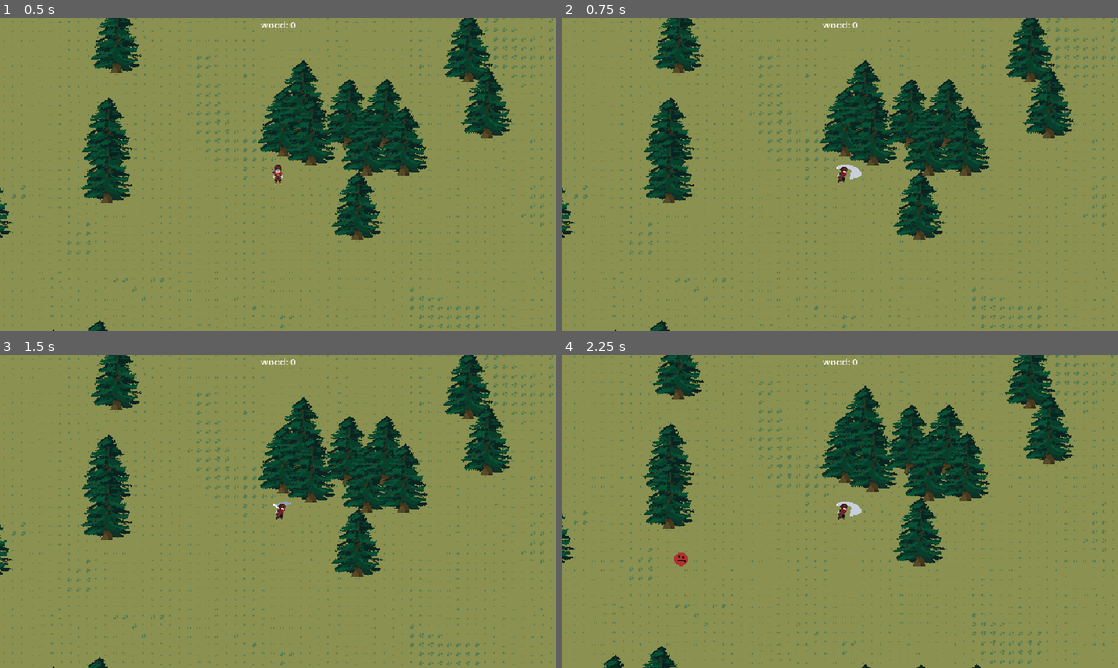
Above: before the commit, frames 1-4 (two rows, left to right).
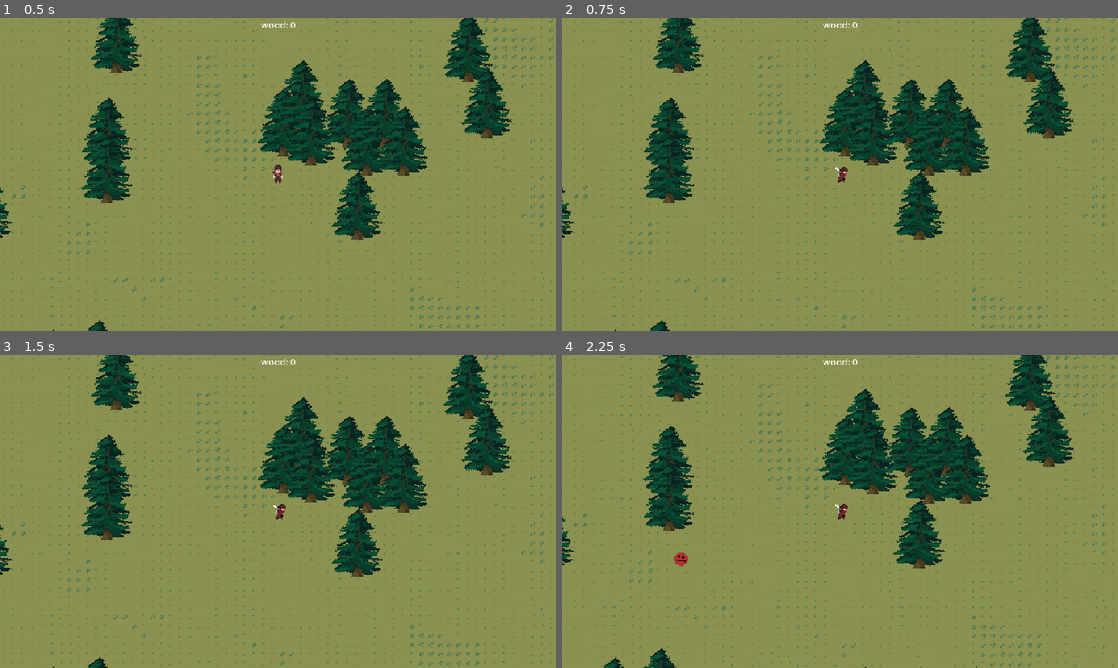
Above: after the commit, the same moments.

Repository: makattack24/MyGodotGame
Game: Godot game, scene res://Scenes/Main.tscn
The game is run twice, just before and just after one commit, with the same random seed, the same clock (stepped at 60 frames per second) and the same inputs.
Inputs (mouse positions are in pixels of both pictures, inside the frame that each line leads up to):
- Up to frame 1 (0.5 s): no input
- Up to frame 2 (0.75 s): tap Enter at 0.5 s; move the mouse to (962, 158) at 0.52 s; press the mouse at (962, 158) at 0.53 s; hold D (move_right) from 0.53 s (still down)
- Up to frame 3 (1.5 s): right-click (400, 495) at 0.8 s; move the mouse to (166, 527) at 1.27 s; release D (move_right) at 1.28 s; release the mouse at (166, 527) at 1.28 s; hold S (move_down) from 1.28 s (still down); right-click (166, 527) at 1.35 s
- Up to frame 4 (2.25 s): click (728, 527) at 1.55 s; move the mouse to (895, 442) at 2.02 s; release S (move_down) at 2.03 s; press the mouse at (895, 442) at 2.03 s; hold D (move_right) from 2.03 s (still down)

Frame 1 is identical in both runs. In frame 2, 0.1% of the frame differs, in the area x 49-54%, y 46-53%; in frame 3, less than 0.1%; in frame 4, 13%, in the area x 0-100%, y 0-100%.

Commit message:
knockback

Diff:
--- a/Scenes/enemy.gd
+++ b/Scenes/enemy.gd
@@ -4,31 +4,61 @@
 @export var health: int = 3                    # Health of the slime
 @export var knockback_strength: float = 300.0  # Knockback strength when hit
 @export var speed: float = 50.0                # Movement speed of the slime
+@export var player_hit_knockback: float = 150.0  # Knockback when hitting player
+@export var attack_cooldown_time: float = 1.0  # Time between attacks
 
 # Reference to the player (set this in the Inspector or dynamically during gameplay)
 @export var player: CharacterBody2D                     # Target player node to follow
+
+# Attack cooldown tracking
+var attack_cooldown: float = 0.0
+var knockback_timer: float = 0.0  # Timer for knockback from being hit
 
 # Visual/audio feedback (optional)
 @onready var death_effect: CPUParticles2D = $DeathEffect
 @onready var hit_sound: AudioStreamPlayer2D = $HitSound
 
 func _physics_process(_delta: float) -> void:
-	# Move toward the player
+	# Update attack cooldown
+	if attack_cooldown > 0:
+		attack_cooldown -= _delta
+
+	# Update knockback timer
+	if knockback_timer > 0:
+		knockback_timer -= _delta
+
+	# Only move toward player if not in cooldown/knockback
 	if player == null:
 		velocity = Vector2.ZERO  # Stop moving if player is missing
+	elif knockback_timer > 0:
+		# During knockback from sword hit, slow down naturally (friction)
+		velocity = velocity.lerp(Vector2.ZERO, _delta * 5.0)
+	elif attack_cooldown <= 0:
+		# Normal chase behavior when cooldown is done
+		velocity = (player.global_position - global_position).normalized() * speed
 	else:
-		velocity = (player.global_position - global_position).normalized() * speed
+		# During attack cooldown, slow down the knockback naturally (friction)
+		velocity = velocity.lerp(Vector2.ZERO, _delta * 3.0)
 
 	# Move the slime based on the velocity
 	move_and_slide()
 
-	# Check if we collided with the player
-	for i in range(get_slide_collision_count()):
-		var collision = get_slide_collision(i)
-		var collider = collision.get_collider()
-		if collider and collider.is_in_group("Player"):
-			if collider.has_method("take_damage"):
-				collider.call("take_damage", 1)  # Deal 1 damage to player
+	# Check if we collided with the player (only if cooldown is done)
+	if attack_cooldown <= 0:
+		for i in range(get_slide_collision_count()):
+			var collision = get_slide_collision(i)
+			var collider = collision.get_collider()
+			if collider and collider.is_in_group("Player"):
+				if collider.has_method("take_damage"):
+					collider.call("take_damage", 1)  # Deal 1 damage to player
+
+				# Bounce back from player
+				var knockback_dir = (global_position - collider.global_position).normalized()
+				velocity = knockback_dir * player_hit_knockback
+
+				# Start attack cooldown
+				attack_cooldown = attack_cooldown_time
+				break  # Only process one collision
 
 func _on_hit(damage: int, knockback_direction: Vector2) -> void:
 	# Reduce health based on damage received
@@ -37,6 +67,7 @@
 
 	# Apply knockback effect
 	velocity = knockback_direction.normalized() * knockback_strength
+	knockback_timer = 0.3  # 0.3 seconds of knockback
 
 	# Trigger hit visual/audio effects
 	play_hit_feedback()
--- a/Scenes/player.tscn
+++ b/Scenes/player.tscn
@@ -1013,7 +1013,7 @@
 
 [node name="AnimatedSprite2D" type="AnimatedSprite2D" parent="." unique_id=712080506]
 sprite_frames = SubResource("SpriteFrames_tx1dd")
-animation = &"idle_down"
+animation = &"attack1_down"
 autoplay = "idle_down"
 
 [node name="AttackArea" type="Area2D" parent="." unique_id=1642067877]
--- a/Scripts/player.gd
+++ b/Scripts/player.gd
@@ -105,6 +105,9 @@
 		return
 	is_attacking = true
 
+	# Speed up attack animation
+	anim_sprite.speed_scale = 2.0  # 2x speed (adjust this value: 1.5 = 50% faster, 2.0 = twice as fast)
+
 	# Play attacking animation
 	anim_sprite.play(attack_type + "_" + facing_direction)
 
@@ -118,6 +121,9 @@
 func _on_animation_finished() -> void:
 	# Reset attack state after animation finishes
 	is_attacking = false
+
+	# Reset animation speed back to normal
+	anim_sprite.speed_scale = 1.0
 
 	# Disable the attack hitbox after the animation completes
 	attack_area.visible = false
